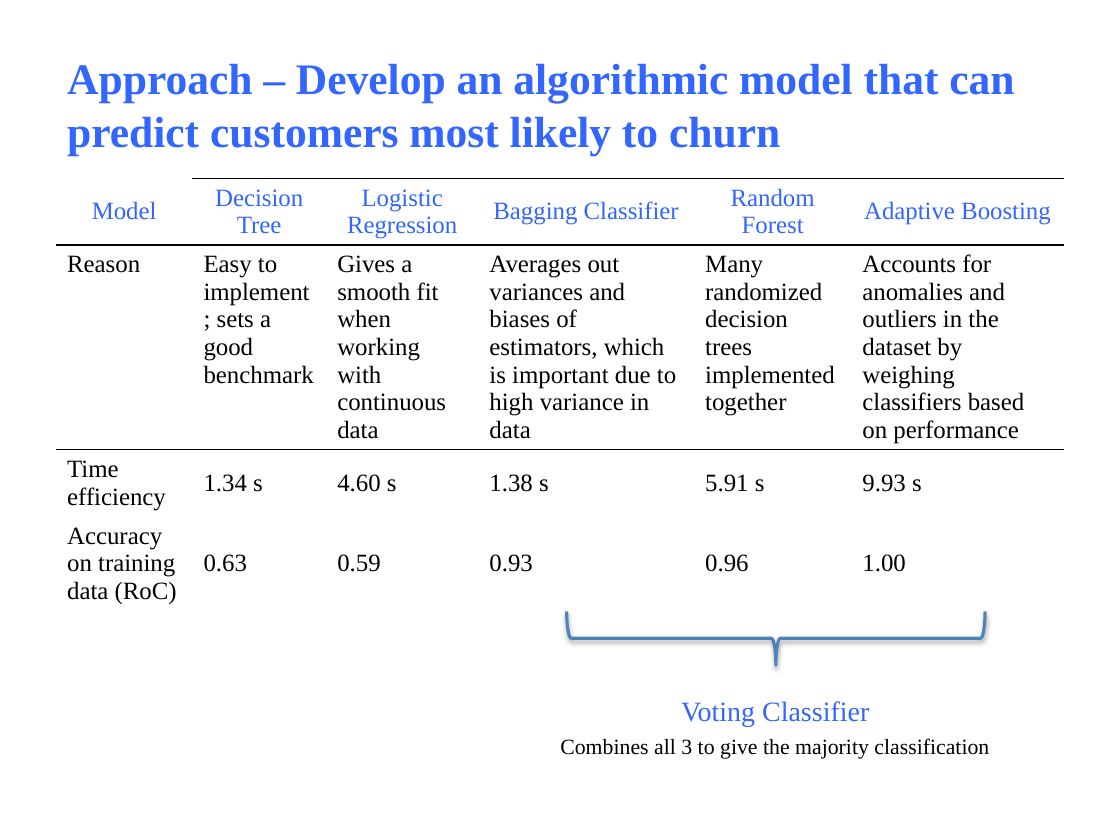
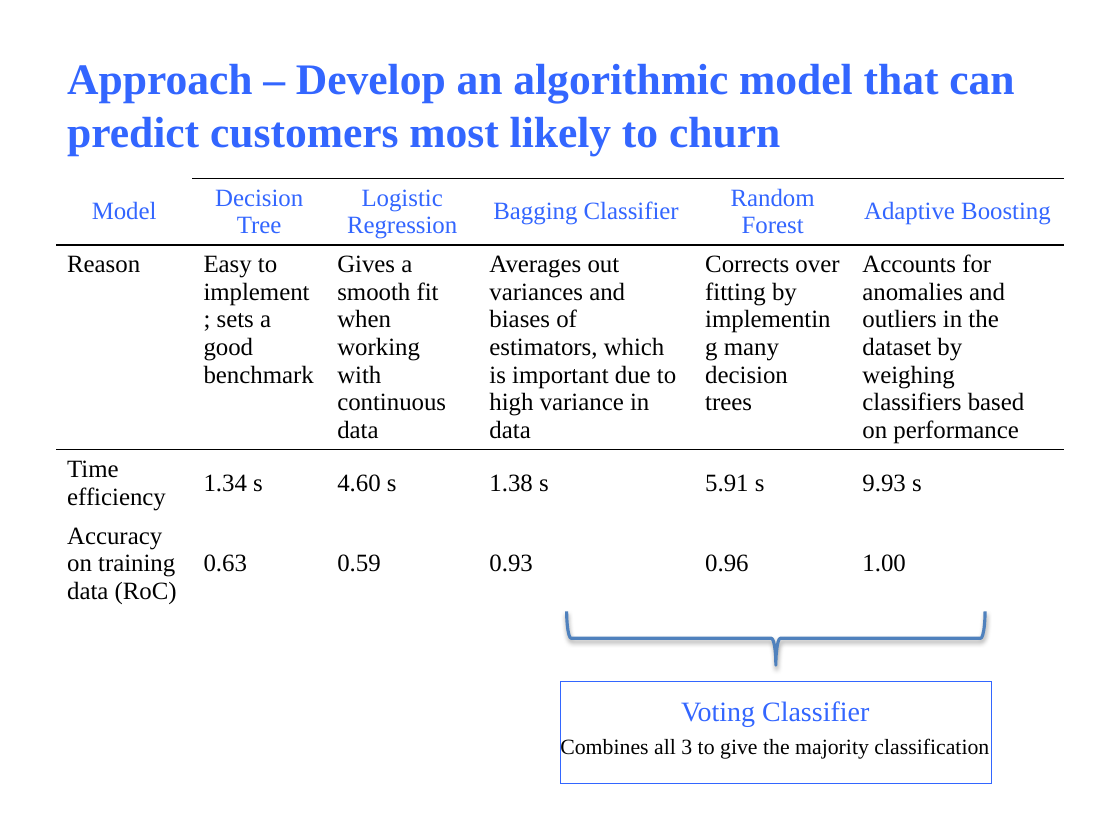
Before and after one commit to sgoenka/bcggamma, a slide deck: slide 4 of bcggamma_ppt.pptx. Drawn at 1120x840 pixels with LibreOffice and Linux fonts; fonts in the diff are those of the drawing. Boxes give left, top, right and bottom in pixels: in the first picture for what was removed or moved away, otherwise in the second. Text is boxed around its words. In the diff, an @@ line names an element or a change of style, - is before the commit and + after.

```diff
--- a/bcggamma_ppt.pptx
+++ b/bcggamma_ppt.pptx
@@ table at [56, 178, 1064, 612] @@
-row 2, column 5: Many randomized decision trees implemented together
+row 2, column 5: Corrects over fitting by implementing many decision trees
@@ rectangle added at [560, 681, 992, 783], outline #3366FF 0.75 pt @@
```
Also in this commit, not shown: 7 other slides changed, 2 other files.
